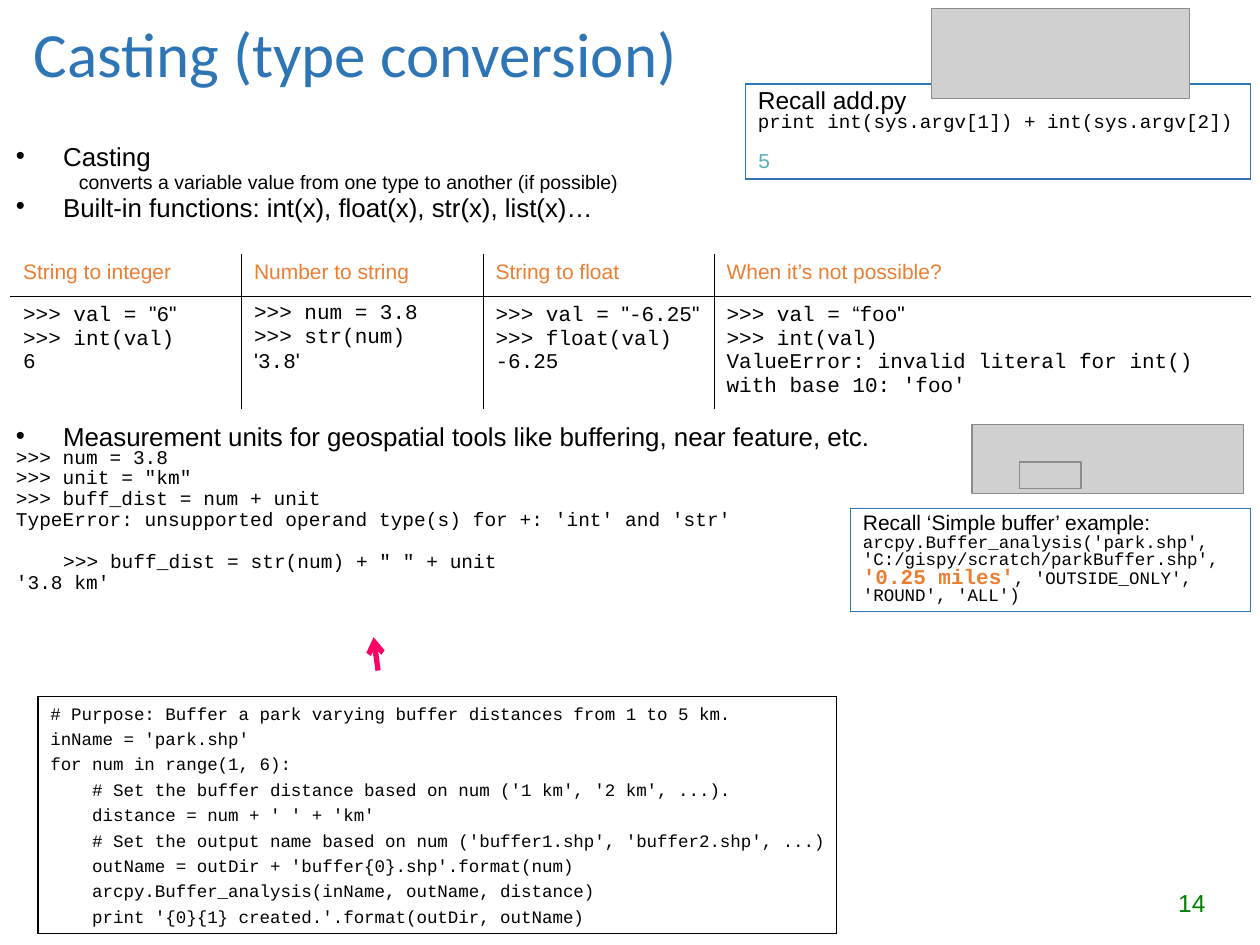
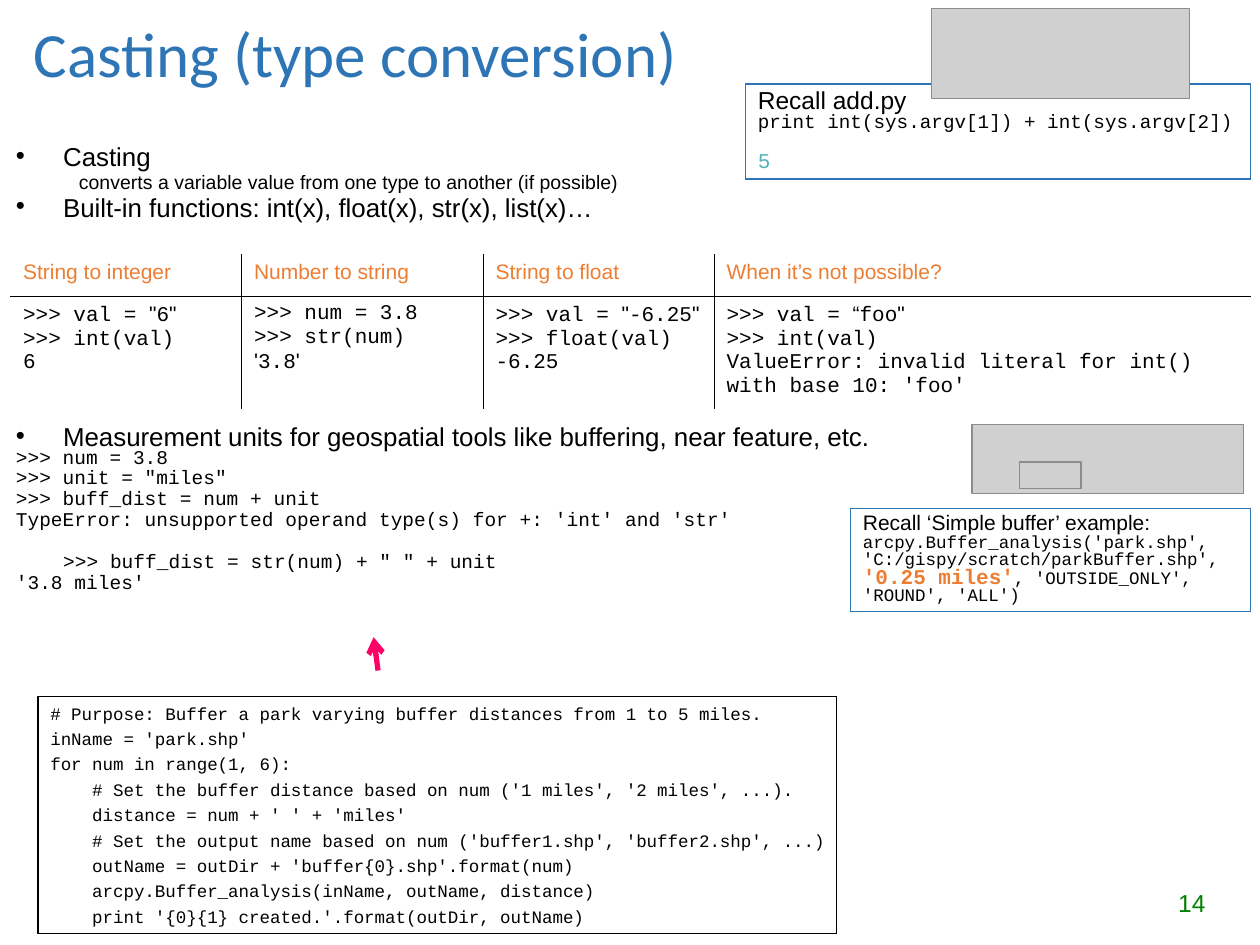
Before and after one commit to lgtateos/gis540, a slide deck: slide 14 of slides/numbers_and_strings.ppt. Drawn at 1260x945 pixels with LibreOffice and Linux fonts; fonts in the diff are those of the drawing; grey boxes stand for pictures. Boxes give left, top, right and bottom in pixels: in the first picture for what was removed or moved away, otherwise in the second. Text is boxed around its words. In the diff, an @@ line names an element or a change of style, - is before the commit and + after.

Commit message:
Slide 14 now uses miles instead of km

```diff
--- a/slides/numbers_and_strings.ppt
+++ b/slides/numbers_and_strings.ppt
@@ text at [63, 470, 227, 485]: text changed @@
->>> unit = "km"
+>>> unit = "miles"
@@ text at [16, 575, 144, 590]: text changed @@
-'3.8 km'
+'3.8 miles'
@@ text in rectangle at [71, 708, 762, 724]: text changed @@
-# Purpose: Buffer a park varying buffer distances from 1 to 5 km.
+# Purpose: Buffer a park varying buffer distances from 1 to 5 miles.
@@ text in rectangle at [92, 784, 730, 822]: text changed @@
-# Set the buffer distance based on num ('1 km', '2 km', ...).
-distance = num + ' ' + 'km'
+# Set the buffer distance based on num ('1 miles', '2 miles', ...).
+distance = num + ' ' + 'miles'
```
